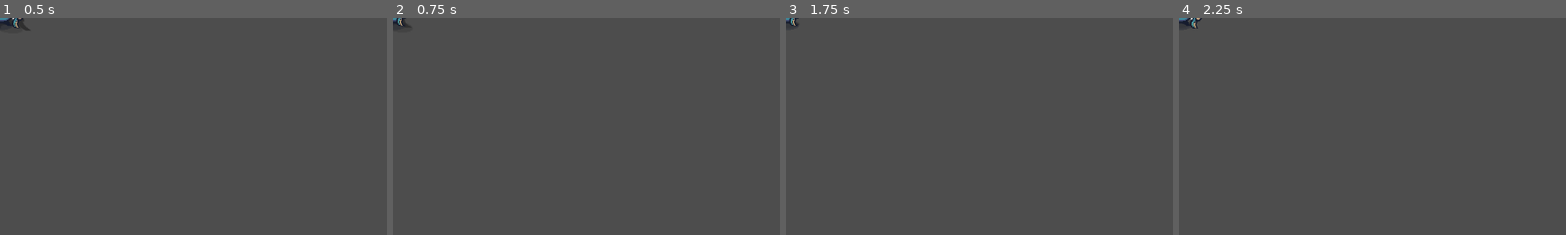
Above: before the commit, frames 1-4 (left to right).
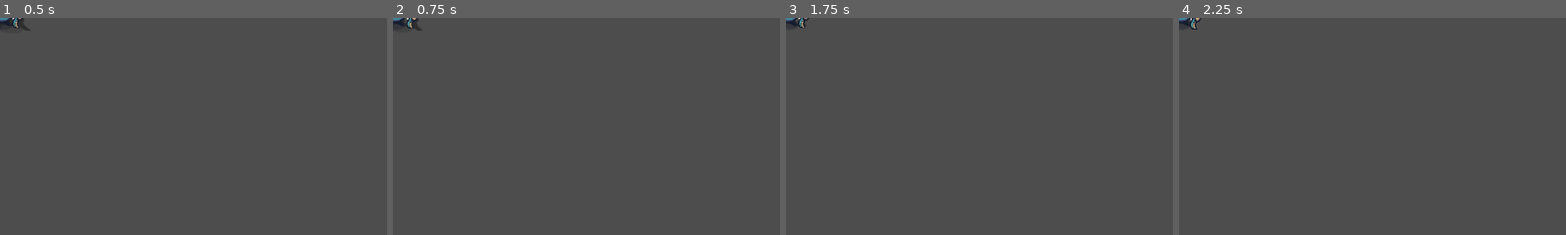
Above: after the commit, the same moments.

Repository: achotai2/battle-game-2D-proto
Game: Godot game, scene res://Scenes/Units/archer.tscn
The game is run twice, just before and just after one commit, with the same random seed, the same clock (stepped at 60 frames per second) and the same inputs. This scene is started directly instead of the project's main scene.
Inputs (mouse positions are % of the whole screen's width and height, from its top left):
- Up to frame 1 (0.5 s): no input
- Up to frame 2 (0.75 s): tap Enter at 0.5 s; move the mouse to (72, 45) at 0.52 s; hold Right (move_right) from 0.53 s (still down); tap Ctrl (attack) at 0.6 s
- Up to frame 3 (1.75 s): tap Space (interact) at 1.25 s; move the mouse to (30, 55) at 1.27 s; release Right (move_right) at 1.28 s; hold S (move_down) from 1.28 s (still down); tap Ctrl (attack) at 1.35 s
- Up to frame 4 (2.25 s): tap Enter at 2 s; move the mouse to (60, 28) at 2.02 s; release S (move_down) at 2.03 s; press the mouse at (60, 28) at 2.03 s; hold Right (move_right) from 2.03 s (still down)
The pictures show only the part of the screen within x 0-50%, y 0-50%; the shares and areas given below are measured in that part.

Frame 1 is identical in both runs. In frame 2, 0.2% of the frame differs, in the area x 0-8%, y 0-6%; in frame 3, 0.1%; in frame 4, less than 0.1%.
Error before the commit: Invalid call. Nonexistent function 'set_myself' in base 'Area2D (AgentTracking)'. (res://Scripts/Weapons/weapon_ranged_base.gd:58)

Commit message:
Fixed minion weapons and tactical.

Diff:
--- a/Scenes/Units/lord.tscn
+++ b/Scenes/Units/lord.tscn
@@ -66,13 +66,6 @@
 collision_mask = 28
 script = ExtResource("8_7kbwn")
 my_agent = NodePath("..")
-target_kind = null
-my_team_id = null
-target_hostiles = null
-target_friendlies = null
-target_neutral = null
-target_bias = null
-scan_interval = null
 
 [node name="CollisionShape2D" type="CollisionShape2D" parent="AgentDetection"]
 shape = SubResource("CircleShape2D_65o65")
--- a/Scripts/AgentNodes/minion_tasker.gd
+++ b/Scripts/AgentNodes/minion_tasker.gd
@@ -67,7 +67,7 @@
 		return
 
 	_release_job(true)
-	_unregister_from_board()
+	unregister_from_board()
 
 	castle = new_castle
 	_job_board = _resolve_job_board(castle)
@@ -244,7 +244,7 @@
 	return new_castle.return_job_board(kind)
 
 
-func _unregister_from_board() -> void:
+func unregister_from_board() -> void:
 	if is_instance_valid(_job_board):
 		if _job_board.has_method("unregister_minion"):
 			_job_board.call("unregister_minion", self)
--- a/Scripts/DefsScripts/GamePhysics.gd
+++ b/Scripts/DefsScripts/GamePhysics.gd
@@ -16,6 +16,7 @@
 static func get_mask_bit(layer: int) -> int:
 	return 1 << (layer - 1)
 
+
 static func get_minion_layer(player_id: int, is_peasant: bool = false) -> int:
 	if is_peasant:
 		return get_mask_bit(LAYER_PEASANTS)
@@ -25,8 +26,15 @@
 		2: return get_mask_bit(LAYER_ATTACKABLE_PLAYER_2)
 	return 0
 
+
+static func get_minion_movement_mask() -> int:
+	# Only collide with the World (TileMap) and Buildings
+	return get_mask_bit(LAYER_TILESET) | get_mask_bit(LAYER_BUILDINGS)
+
+
 static func get_building_layer() -> int:
 	return get_mask_bit(LAYER_BUILDINGS)
+
 
 static func get_tracking_mask(my_player_id: int, target_neutral: bool, target_opposing: bool, target_own: bool) -> int:
 	var mask = 0
@@ -57,6 +65,7 @@
 
 	return mask
 
+
 static func get_projectile_mask() -> int:
 	return get_mask_bit(LAYER_ATTACKABLE_NEUTRAL) | \
 		   get_mask_bit(LAYER_ATTACKABLE_PLAYER_1) | \
--- a/Scripts/UnitBase/agent_base.gd
+++ b/Scripts/UnitBase/agent_base.gd
@@ -10,7 +10,7 @@
 @export var animation: AgentAnimate = null
 @export var attack: Node = null
 @export var interactable: Node = null
-@export var detection: Area2D = null
+@export var detection: AgentTracking = null
 @export var tactical: Node = null
 @export var tasker: MinionTasker = null
 @export var gold: GoldHolder = null
@@ -91,6 +91,14 @@
 		return
 
 
+func _disconnect_detection_signals_to_tactical() -> void:
+	if is_instance_valid(tactical):
+		if tactical.has_method("set_target") and detection.target_changed.is_connected(tactical.set_target):
+			detection.target_changed.disconnect(tactical.set_target)
+		if tactical.has_method("clear_target") and detection.target_lost.is_connected(tactical.clear_target):
+			detection.target_lost.disconnect(tactical.clear_target)
+
+
 func _assign_animation_refs() -> void:
 	if not is_instance_valid(animation):
 		return
@@ -122,15 +130,13 @@
 	if not is_instance_valid(detection):
 		return
 
-	if is_instance_valid(detection) and detection.has_method("set_myself"):
-		detection.call("set_myself", self)
-	else:
-		print_debug("detection does not have function set_myself")
-
-	if is_instance_valid(detection) and detection.has_method("set_tactical"):
-		detection.call("set_tactical", tactical)
-	else:
-		print_debug("detection does not have function set_tactical")
+	detection.setup_player(player)
+
+	if is_instance_valid(tactical):
+		if tactical.has_method("set_target") and not detection.target_changed.is_connected(tactical.set_target):
+			detection.target_changed.connect(tactical.set_target)
+		if tactical.has_method("clear_target") and not detection.target_lost.is_connected(tactical.clear_target):
+			detection.target_lost.connect(tactical.clear_target)
 
 
 func _assign_tactical_refs() -> void:
@@ -218,6 +224,7 @@
 	player = p
 
 	collision_layer = GamePhysics.get_minion_layer(player, role == UnitRoles.UnitType.PEASANT)
+	collision_mask = GamePhysics.get_minion_movement_mask()
 
 	# --- remove old role groups ---
 	if current_role != null:
@@ -235,9 +242,13 @@
 		tactical.queue_free()
 		tactical = null
 
+	if is_instance_valid(detection):
+		_disconnect_detection_signals_to_tactical()
+
 	if is_instance_valid(tasker):
 		if tasker.has_task():
 			tasker.clear_task()
+			tasker.unregister_from_board()
 		tasker.queue_free()
 		tasker = null
 
@@ -276,13 +287,10 @@
 	# Configure all refs.
 	_connect_all_refs()
 
-	# --- tracking refresh ---
+	# --- movement and animation refresh ---
 	# Cancel transient action states when swapping role
 	if is_instance_valid(movement):
 		movement.clear_movement_order(9999)
-
-	if is_instance_valid(detection):
-		detection.refresh()
 
 	# If you have flags on animation like `attacking`, clear them too
 	if is_instance_valid(animation):
--- a/Scripts/Weapons/weapon_melee_base.gd
+++ b/Scripts/Weapons/weapon_melee_base.gd
@@ -38,7 +38,7 @@
 
 func set_player(owner_agent: Node2D) -> void:
 	_owner_agent = owner_agent
-	tracking.set_myself(owner_agent)
+	tracking.setup_player(owner_agent.player)
 
 
 func pause_attack(priority: int = 5) -> void:
@@ -49,8 +49,7 @@
 func restart_attack(priority: int = 5) -> void:
 	# Called by player controls node
 	_attack_paused = false
-	if _current_target == null and tracking.get_target():
-		_current_target = tracking.get_target()
+	_current_target = tracking.current_target
 	_try_attack()
 
 
@@ -105,7 +104,7 @@
 		return
 
 	# Ensure the target is still within tracking range (still a candidate)
-	if not tracking.get_candidates().has(t):
+	if not tracking.current_target == t:
 		return
 
 	# Capability reference stored on the target's main script
--- a/Scripts/Weapons/weapon_ranged_base.gd
+++ b/Scripts/Weapons/weapon_ranged_base.gd
@@ -55,7 +55,7 @@
 
 func set_player(owner_agent: Node2D) -> void:
 	_owner_agent = owner_agent
-	tracking.set_myself(owner_agent)
+	tracking.setup_player(owner_agent.player)
 
 
 # --- CONTROL API ---
@@ -63,10 +63,10 @@
 func pause_attack(priority: int = 5) -> void:
 	_attack_paused = true
 
+
 func restart_attack(priority: int = 5) -> void:
 	_attack_paused = false
-	if _current_target == null and tracking.get_target():
-		_current_target = tracking.get_target()
+	_current_target = tracking.current_target
 	_try_attack()
 
 func _cancel_attack() -> void:
@@ -120,7 +120,7 @@
 	# Ensure target is still a valid candidate (range check, etc)
 	# Note: get_candidates() might be expensive to check every shot,
 	# usually relying on tracking signals is enough, but this is safe.
-	if not tracking.get_candidates().has(t):
+	if not tracking.current_target:
 		return
 
 	if projectile_scene == null:
Not shown, added: Scripts/DefsScripts/GamePhysics.gd.uid
Renamed: test_agent_tracking.gd -> Scripts/Tests/test_agent_tracking.gd
Renamed: test_agent_tracking.gd.uid -> Scripts/Tests/test_agent_tracking.gd.uid
Renamed: test_player_interactor_logic.gd -> Scripts/Tests/test_player_interactor_logic.gd
Renamed: test_player_interactor_logic.gd.uid -> Scripts/Tests/test_player_interactor_logic.gd.uid
